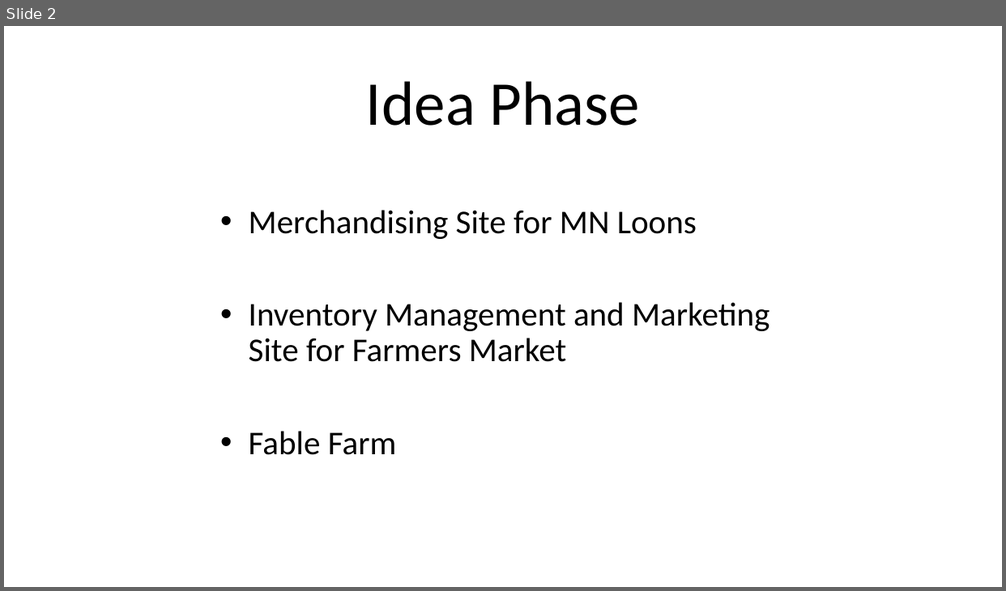
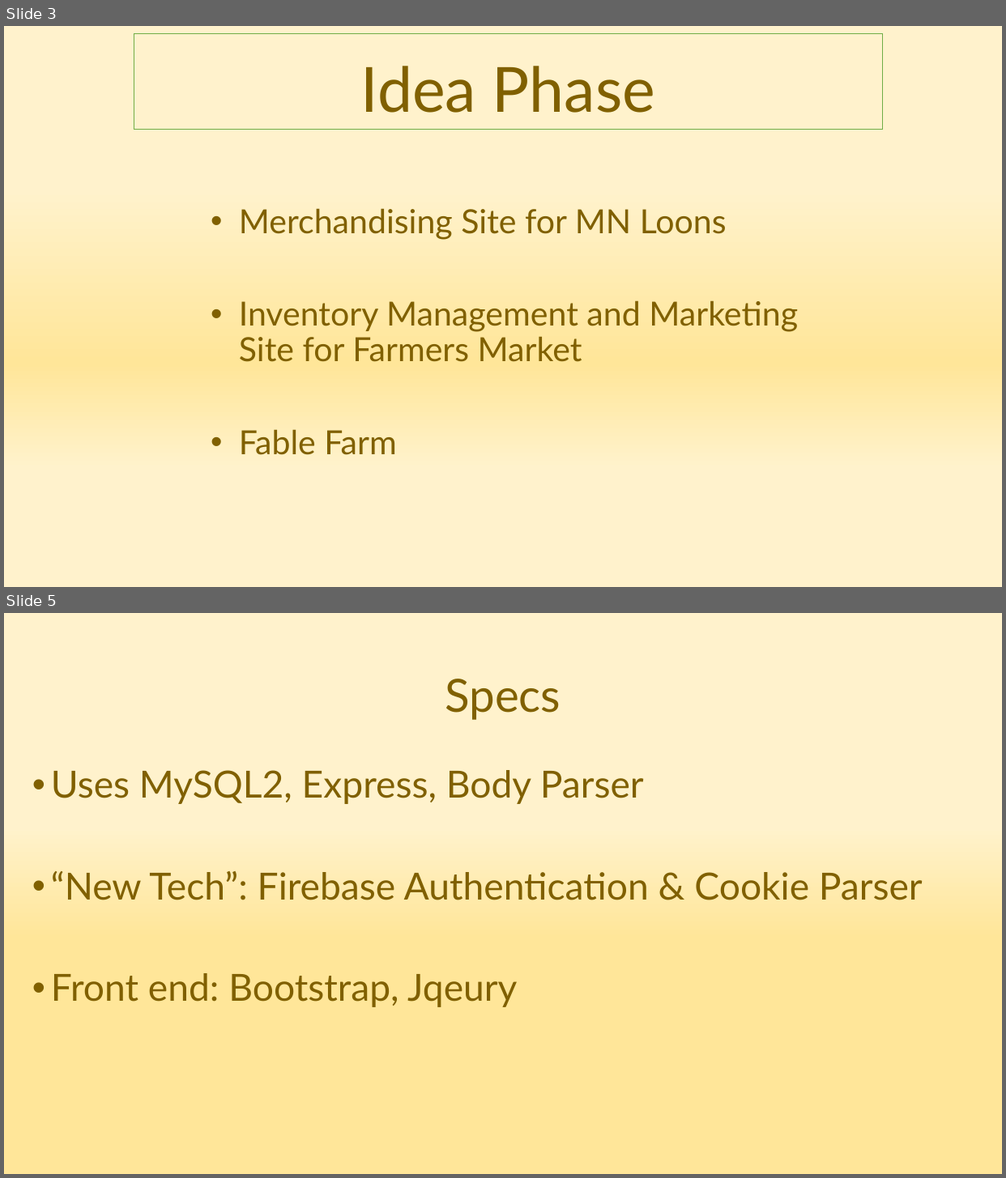
Before and after one commit to weaverjt/Fable-Farm, a slide deck: project_management/Fable Farm.pptx. Shown one above the other, each under a label of ours: slide 2 before the commit, slides 3 and 5 after it; the slides between them are not shown. The pictures are 1006x591 and 1006x1178 pixels, drawn with LibreOffice and Linux fonts; fonts in the diff are those of the drawing. Boxes give left, top, right and bottom in pixels: in the first picture for what was removed or moved away, otherwise in the second. Text is boxed around its words. In the diff, an @@ line names an element or a change of style, - is before the commit and + after.

```diff
--- a/project_management/Fable Farm.pptx
+++ b/project_management/Fable Farm.pptx
@@ slide 5 added at (x1=4, y1=613, x2=1002, y2=1174), background gradient #FFF2CC to #FFE699 @@
@@ title added at (x1=445, y1=679, x2=560, y2=720), 44 pt, text #806000 @@
+Specs
@@ text added at (x1=51, y1=770, x2=923, y2=1007), 36 pt, text #806000 @@
+• Uses MySQL2, Express, Body Parser
+• “New Tech”: Firebase Authentication & Cookie Parser
+• Front end: Bootstrap, Jqeury
@@ what was slide 2 is now slide 3 @@
@@ slide 3 changed as well @@
@@ background #FFFFFF to gradient #FFF2CC to #FFE699 @@
@@ title "Idea Phase" resized from (x1=366, y1=81, x2=639, y2=126) to (x1=134, y1=33, x2=883, y2=130) @@
@@ title "Idea Phase" at (x1=134, y1=33, x2=883, y2=130): font Calibri to Lato, text colour #000000 to #806000; outline none to #70AD47 1 pt @@
@@ subtitle "Merchandising Site for MN Loons" moved from (x1=249, y1=210, x2=769, y2=455) to (x1=239, y1=208, x2=798, y2=455) @@
@@ subtitle "Merchandising Site for MN Loons" at (x1=239, y1=208, x2=798, y2=455): font Calibri to Lato, text colour #000000 to #806000 @@
```
Also in this commit, not shown: 2 other slides changed, 4 other slides added.
